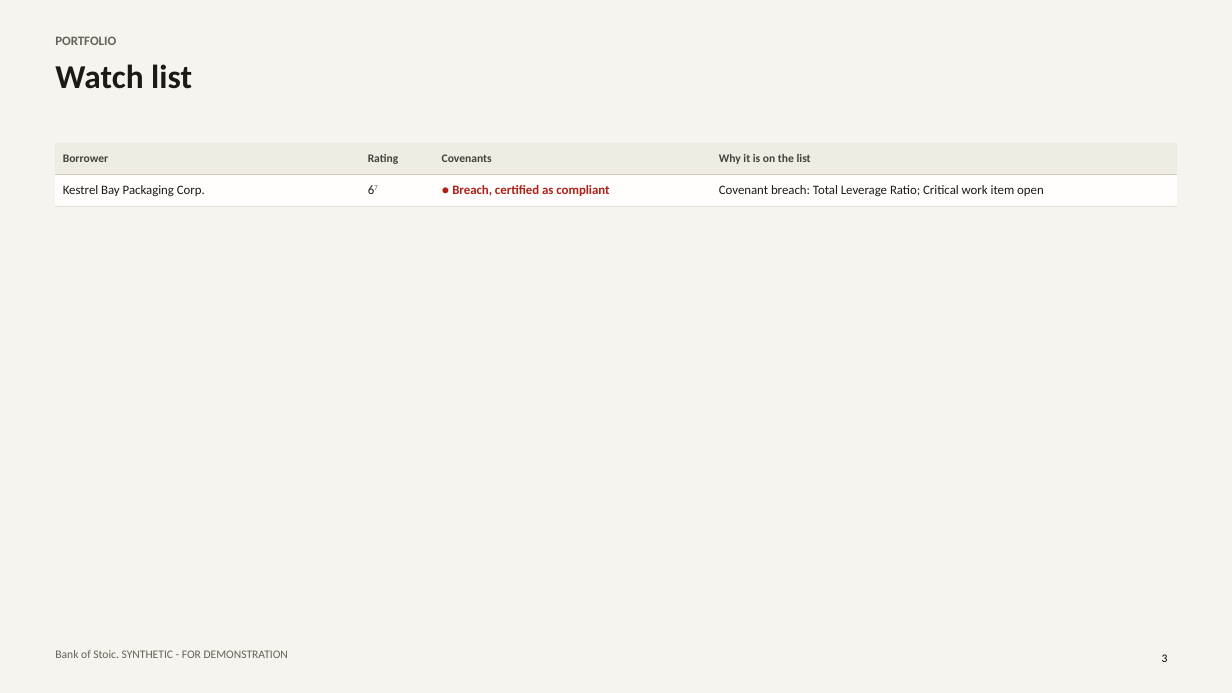
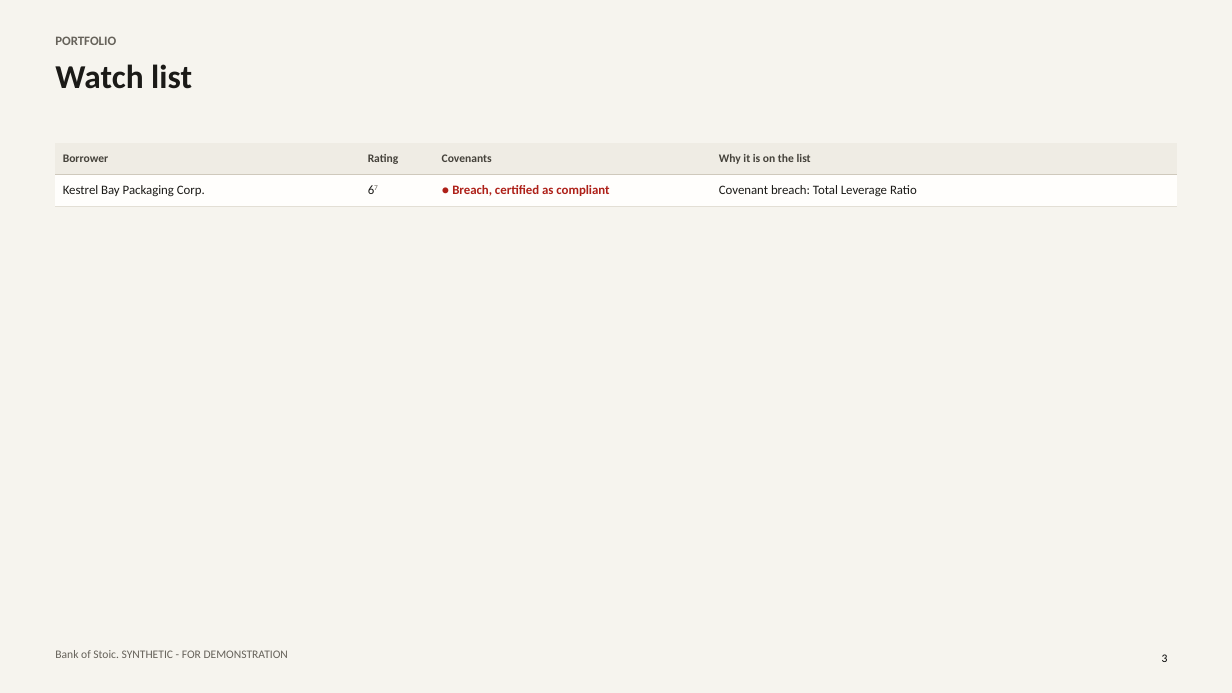
Before and after one commit to arunr-mib/CreditAgentSquad, a slide deck: slide 3 of docs/examples/kestrel-bay-packaging-2026-09-30-review-deck.pptx. Drawn at 1232x693 pixels with LibreOffice and Linux fonts; fonts in the diff are those of the drawing. Boxes give left, top, right and bottom in pixels: in the first picture for what was removed or moved away, otherwise in the second. Text is boxed around its words. In the diff, an @@ line names an element or a change of style, - is before the commit and + after.

```diff
--- a/docs/examples/kestrel-bay-packaging-2026-09-30-review-deck.pptx
+++ b/docs/examples/kestrel-bay-packaging-2026-09-30-review-deck.pptx
@@ table at (55, 143, 1177, 206) @@
-row 2, column 4: Covenant breach: Total Leverage Ratio; Critical work item open
+row 2, column 4: Covenant breach: Total Leverage Ratio
```
Also in this commit, not shown: 5 other slides changed, 4 other files.
